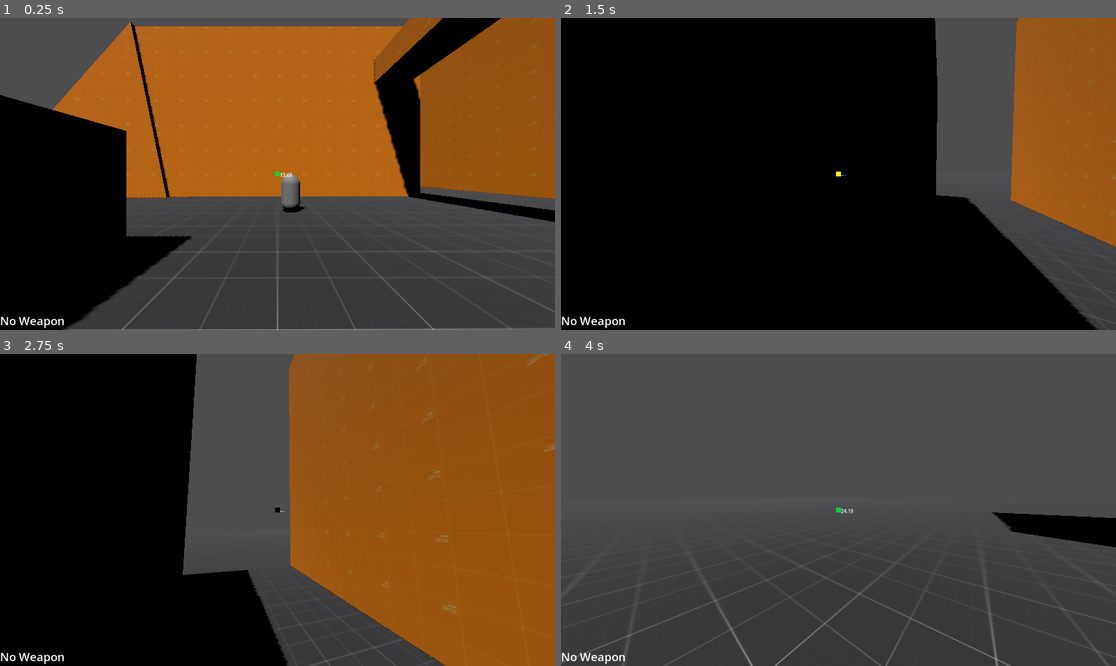
Above: before the commit, frames 1-4 (two rows, left to right).
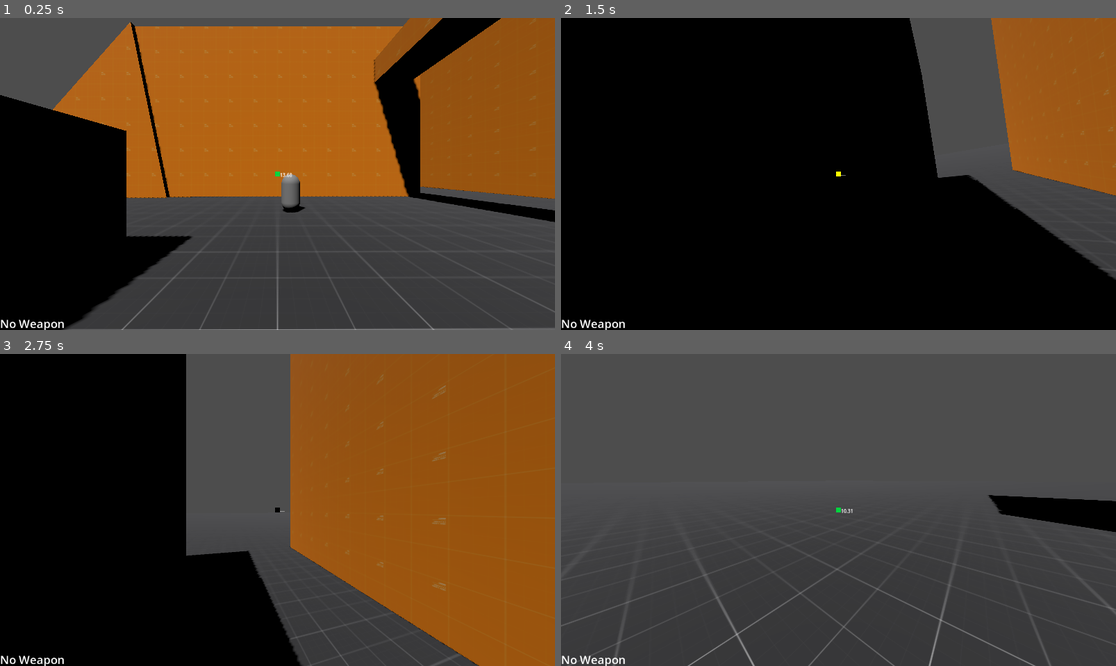
Above: after the commit, the same moments.

Repository: EdmundWohlmuth/Sch-Movement---GODOT
Game: Godot game, scene res://Scenes/Levels/test_level.tscn
The game is run twice, just before and just after one commit, with the same random seed, the same clock (stepped at 60 frames per second) and the same inputs.
Inputs (mouse positions are in pixels of both pictures, inside the frame that each line leads up to):
- Up to frame 1 (0.25 s): no input
- Up to frame 2 (1.5 s): tap Enter (ui_accept) at 0.5 s; move the mouse to (866, 174) at 0.52 s; hold Right mouse button (grapple) 0.53-1.28 s; hold W (move_forward) from 0.53 s (still down); tap Space (jump) at 0.77 s; move the mouse to (810, 174) at 1.27 s; right-click (810, 174) at 1.35 s
- Up to frame 3 (2.75 s): keep holding W (move_forward); tap Space (jump) at 1.52 s; move the mouse to (288, 503) at 2.02 s; hold Right mouse button (grapple) from 2.03 s (still down); tap Ctrl (slide) at 2.1 s
- Up to frame 4 (4 s): keep holding W (move_forward); move the mouse to (832, 516) at 2.77 s; release Right mouse button (grapple) at 2.78 s; tap Shift (sprint) at 2.85 s; tap Space (jump) at 3.02, 3.77 s; right-click (832, 516) at 3.05 s; move the mouse to (877, 513) at 3.52 s; hold Right mouse button (grapple) from 3.53 s (still down)

The runs differ from the first frame. In frame 1, 0.2% of the frame differs, in the area x 0-12%, y 95-100%; in frame 2, 9.3%, in the area x 0-100%, y 0-100%; in frame 3, 4.6%; in frame 4, 3.8%.

Commit message:
Wall run lean
very WIP

Diff:
--- a/Scenes/Managers/Weapon_Manager.tscn
+++ b/Scenes/Managers/Weapon_Manager.tscn
@@ -5,6 +5,8 @@
 
 [node name="WeaponManager" type="Node3D"]
 script = ExtResource("1_2c3qj")
+
+[node name="FirerateTimer" type="Timer" parent="."]
 
 [node name="Node" type="Node" parent="."]
 
--- a/Scenes/Player/player_char.tscn
+++ b/Scenes/Player/player_char.tscn
@@ -1,9 +1,11 @@
-[gd_scene load_steps=5 format=3 uid="uid://d12tyfkvb4luu"]
+[gd_scene load_steps=6 format=3 uid="uid://d12tyfkvb4luu"]
 
 [ext_resource type="Script" uid="uid://c818u2lnv3rnd" path="res://Scripts/PlayerChar/player_char.gd" id="1_2bvri"]
 [ext_resource type="PackedScene" uid="uid://d30e074jp6nms" path="res://Scenes/Managers/Weapon_Manager.tscn" id="2_pfg0q"]
 
 [sub_resource type="CapsuleShape3D" id="CapsuleShape3D_t3hp8"]
+
+[sub_resource type="BoxMesh" id="BoxMesh_pfg0q"]
 
 [sub_resource type="CylinderShape3D" id="CylinderShape3D_pfg0q"]
 height = 1.0
@@ -14,6 +16,16 @@
 collision_mask = 3
 wall_min_slide_angle = 0.785398
 script = ExtResource("1_2bvri")
+
+[node name="LeftRayCast" type="RayCast3D" parent="."]
+transform = Transform3D(-4.37047e-08, -4.29485e-08, -1, -0.999848, 0.0174524, 4.29485e-08, 0.0174524, 0.999848, -4.37047e-08, -0.5, 0.57, 0)
+target_position = Vector3(0, 0, 0.5)
+debug_shape_custom_color = Color(1, 0, 1, 1)
+
+[node name="RightRayCast" type="RayCast3D" parent="."]
+transform = Transform3D(1.31114e-07, 4.14228e-08, 1, 0.999848, -0.0174524, -1.30371e-07, 0.0174524, 0.999848, -4.37047e-08, 0.5, 0.57, 0)
+target_position = Vector3(0, 0, 0.5)
+debug_shape_custom_color = Color(1, 0, 1, 1)
 
 [node name="PlayerHurtbox" type="CollisionShape3D" parent="."]
 shape = SubResource("CapsuleShape3D_t3hp8")
@@ -37,6 +49,11 @@
 collision_mask = 3
 debug_shape_custom_color = Color(1, 0, 1, 1)
 
+[node name="WeaponMeshHolder" type="MeshInstance3D" parent="Head/Camera3D"]
+transform = Transform3D(1, 0, 0, 0, 1, 0, 0, 0, 1, 0.877834, -0.49521, -1.26814)
+visible = false
+mesh = SubResource("BoxMesh_pfg0q")
+
 [node name="WallRunShapeCast" type="ShapeCast3D" parent="."]
 transform = Transform3D(1.3, 0, 0, 0, 0.5, 0, 0, 0, 1.3, 0, 0.556993, 0)
 shape = SubResource("CylinderShape3D_pfg0q")
--- a/Scenes/UI/Gameplay UI.tscn
+++ b/Scenes/UI/Gameplay UI.tscn
@@ -39,10 +39,20 @@
 fit_content = true
 scroll_active = false
 
-[node name="WeaponLabel" type="Label" parent="."]
+[node name="VBoxContainer" type="VBoxContainer" parent="."]
 layout_mode = 0
-offset_top = 612.0
+offset_top = 463.0
 offset_right = 135.0
-offset_bottom = 646.0
+offset_bottom = 652.0
+alignment = 2
+
+[node name="WeaponLabel" type="Label" parent="VBoxContainer"]
+layout_mode = 2
 theme_override_font_sizes/font_size = 24
 text = "No Weapon"
+
+[node name="AmmoLabel" type="Label" parent="VBoxContainer"]
+visible = false
+layout_mode = 2
+theme_override_font_sizes/font_size = 24
+text = "10/10"
--- a/Scripts/Managers/WeaponManager.gd
+++ b/Scripts/Managers/WeaponManager.gd
@@ -19,15 +19,25 @@
 @export var is_player:bool = false
 var node_owner:CharacterBody3D
 
+@onready var firerate_timer: Timer = $FirerateTimer
+
 func _ready() -> void:
   pass
 
-func set_weapon(weapon:weapons, is_stolen:bool = false) -> void:
+func change_weapon(weapon:weapons, is_stolen:bool = false) -> void:
   current_weapon = weapon
 
   if is_player:
     print("new gun")
+  elif is_player && is_stolen:
+    pass
   elif !is_player && is_stolen:
-    print("my gun!")
+    print("my gun!") # set state to weaponless
   elif !is_player && !is_stolen:
     print("rearmed!")
+
+func set_weapon_stats():
+  pass
+
+func create_dropped_weapon():
+  pass
--- a/Scripts/PlayerChar/player_char.gd
+++ b/Scripts/PlayerChar/player_char.gd
@@ -46,7 +46,7 @@
 #var is_crouched:bool = false
 
 # === juice === #
-var wallrun_tilt_angle:float = 25
+var wallrun_tilt_angle:float = 10
 
 # === raycasts === #
 @onready var grapple_cast = $Head/Camera3D/RayCast3D
@@ -132,12 +132,12 @@
     is_on_wall = true
     wall_normal = wallrun_shape_cast.get_collision_normal(0)
     ground_deccel = 0
-    #wallrun_juice()
+    wallrun_juice()
   elif !wallrun_shape_cast.is_colliding() && is_on_wall:
     is_on_wall = false
     wall_normal = Vector3.ZERO
     ground_deccel = norm_deccel
-    #wallrun_juice()
+    wallrun_juice()
 
 # Gets the desired speed of the character
 func get_movement_speed() -> float:
@@ -243,11 +243,19 @@
   var cast_target = grapple_cast.get_collider()
   if cast_target.weapon_manager.current_weapon == weapon_manager.weapons.MELEE: return #or pull
 
-  weapon_manager.set_weapon(cast_target.weapon_manager.current_weapon)
-  cast_target.weapon_manager.set_weapon(weapon_manager.weapons.MELEE, true)
-
+  weapon_manager.change_weapon(cast_target.weapon_manager.current_weapon)
+  cast_target.weapon_manager.change_weapon(weapon_manager.weapons.MELEE, true)
+
+# Change the camera tilt based on the camera's rotation and the wall normal to determine to which side
 func wallrun_juice():
-  if is_on_wall: camera.rotation += Vector3((wallrun_tilt_angle * -wall_normal.x), 0, (wallrun_tilt_angle * -wall_normal.z))
+  if is_on_wall && !is_on_floor():
+    if wallrun_shape_cast.get_collision_normal(0).x > 0 || wallrun_shape_cast.get_collision_normal(0).z > 0:
+      if head.rotation.y < 0: camera.rotation_degrees.z = -wallrun_tilt_angle
+      else: camera.rotation_degrees.z = wallrun_tilt_angle
+    elif wallrun_shape_cast.get_collision_normal(0).x < 0 || wallrun_shape_cast.get_collision_normal(0).z < 0:
+      if head.rotation.y > 0: camera.rotation_degrees.z = -wallrun_tilt_angle
+      else: camera.rotation_degrees.z = wallrun_tilt_angle
+
   else: camera.rotation = Vector3.ZERO
 
 func crouch_char(_is_crouched:bool = true):
--- a/Weapon Resources/rifle.tscn
+++ b/Weapon Resources/rifle.tscn
@@ -4,7 +4,6 @@
 
 [node name="Rifle" type="Node3D"]
 script = ExtResource("1_uax5r")
-current_weapon_type = 4
 damage = 5
 is_full_auto = true
 projectile_num = 1
